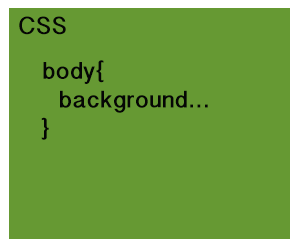
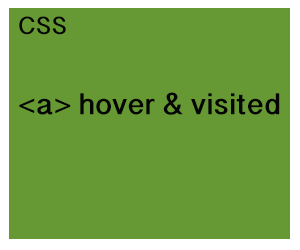
Before/after of a 300 × 250 layered artwork. What changed in the layer stack:
renamed "body{ background... }" to "<a> hover & visited", painted on it over [19, 60, 280, 140]
